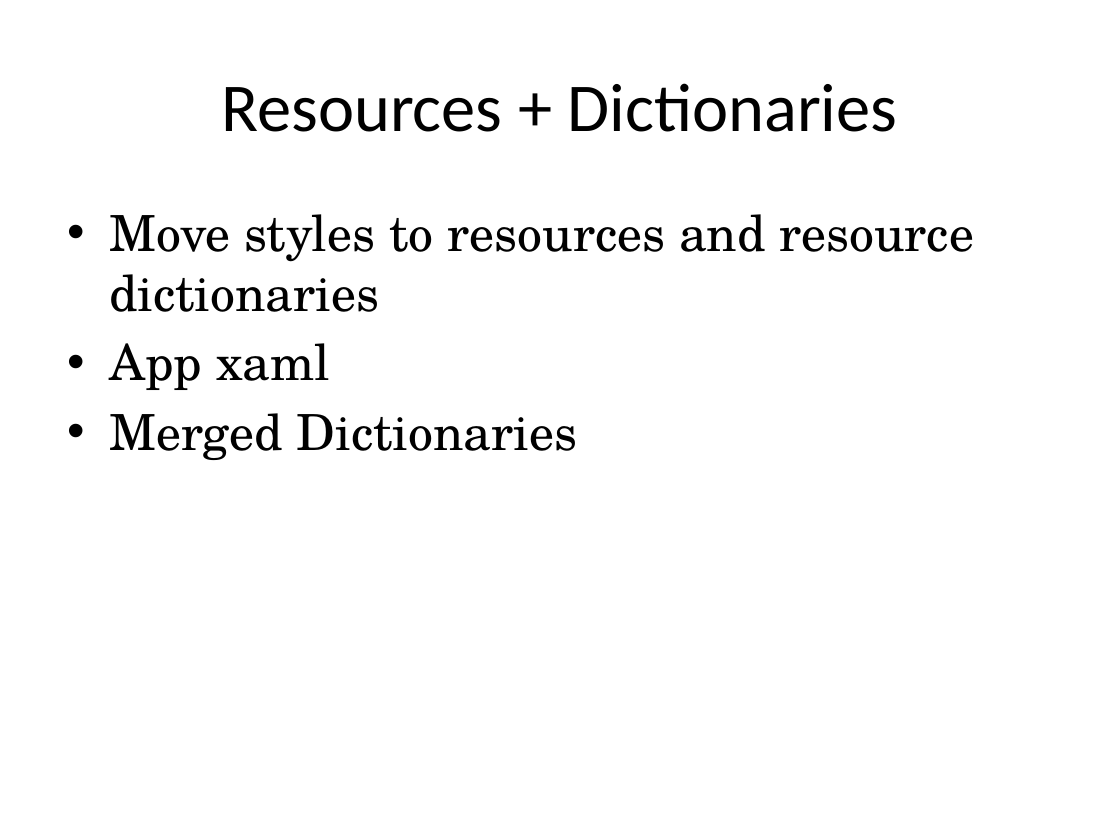
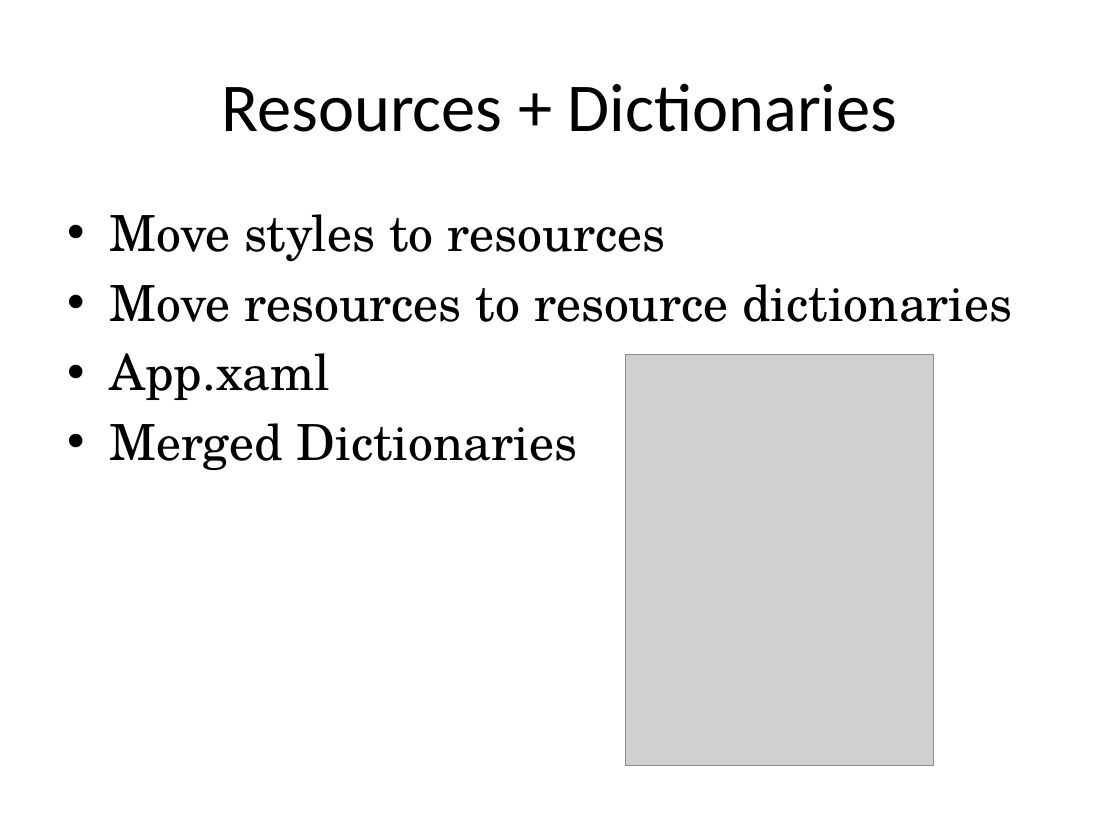
Before and after one commit to RookieOne/JBsWpfExamples, a slide deck: slide 34 of Adv WPF Workshop.pptx (slide 33 before the commit). Drawn at 1120x840 pixels with LibreOffice and Linux fonts; fonts in the diff are those of the drawing; grey boxes stand for pictures. Boxes give left, top, right and bottom in pixels: in the first picture for what was removed or moved away, otherwise in the second. Text is boxed around its words. In the diff, an @@ line names an element or a change of style, - is before the commit and + after.

```diff
--- a/Adv WPF Workshop.pptx
+++ b/Adv WPF Workshop.pptx
@@ text at (109,214,1012,400): text changed @@
-• Move styles to resources and resource dictionaries
-• App xaml
+• Move styles to resources
+• Move resources to resource dictionaries
+• App.xaml
@@ picture added at (625,355,933,766) @@
```
Also in this commit, not shown: 30 other slides changed, 8 slides added, 8 slides removed, 8 other files.
